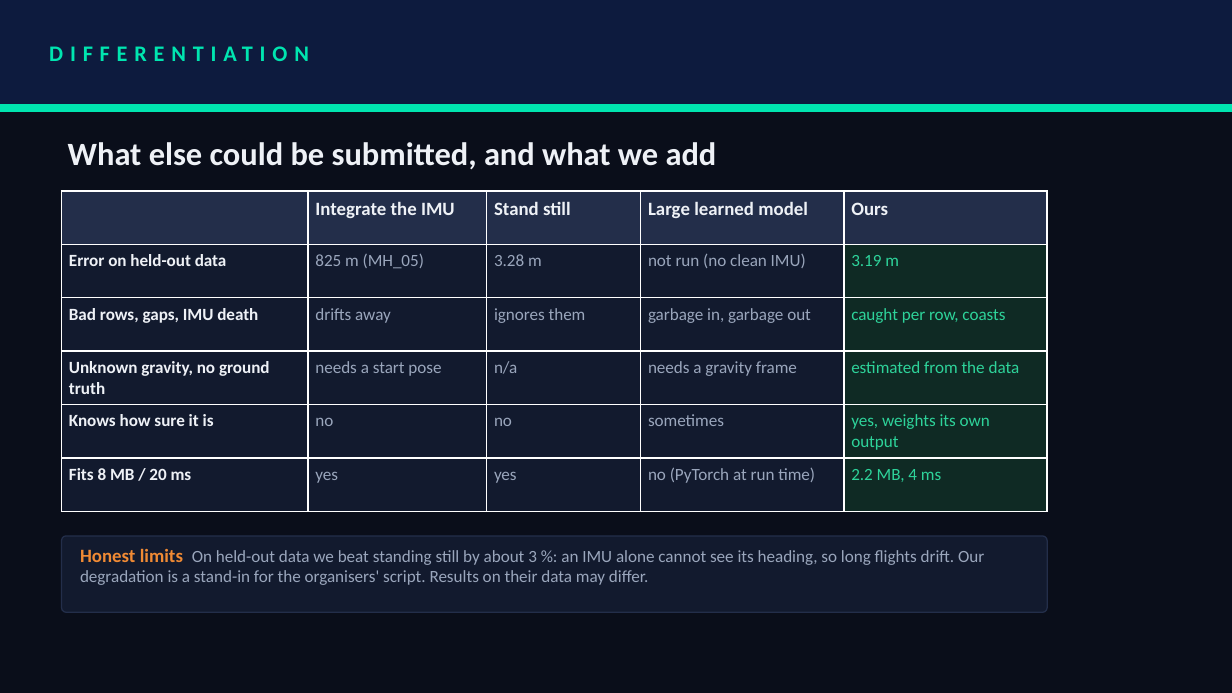
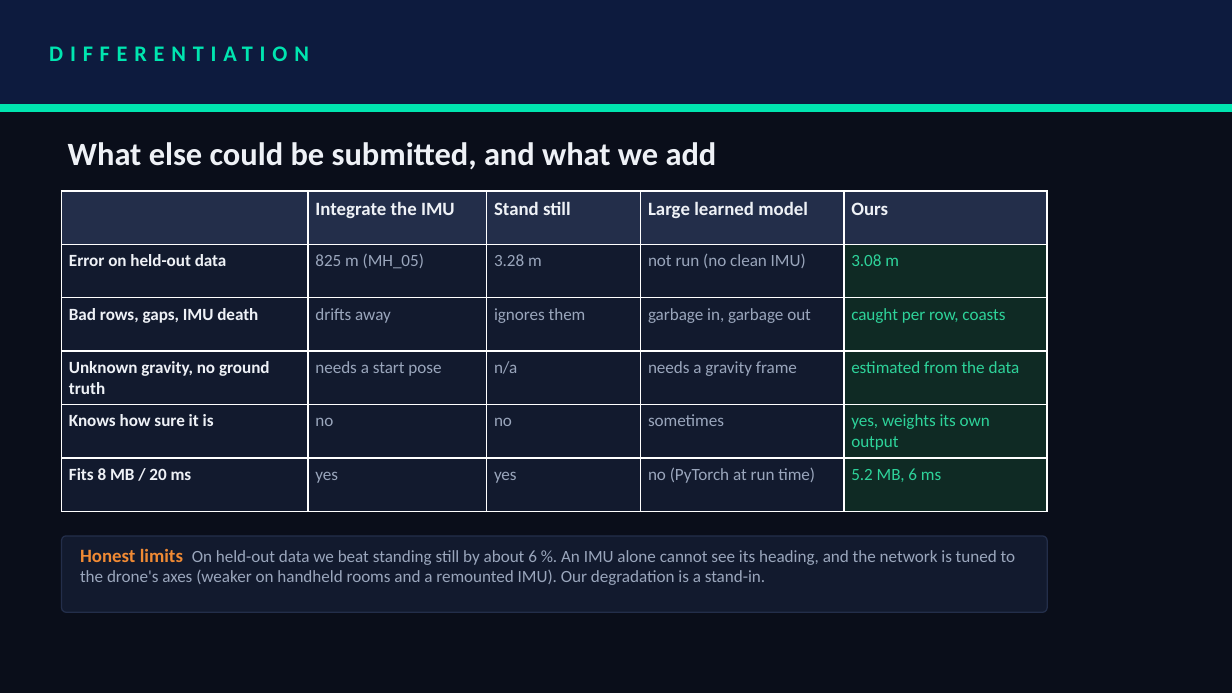
Before and after one commit to rehaanajani/pathfinder-xr, a slide deck: slide 6 of deck/SRMIST_CaliforniaBurrito.pptx. Drawn at 1232x693 pixels with LibreOffice and Linux fonts; fonts in the diff are those of the drawing. Boxes give left, top, right and bottom in pixels: in the first picture for what was removed or moved away, otherwise in the second. Text is boxed around its words. In the diff, an @@ line names an element or a change of style, - is before the commit and + after.

Commit message:
Updated the README and the deck to the AirIO network: held-out ATE 3.08 m, 42,716 parameters, 5.2 MB / 6 ms measured on Windows, and its limits

```diff
--- a/deck/SRMIST_CaliforniaBurrito.pptx
+++ b/deck/SRMIST_CaliforniaBurrito.pptx
@@ table at bbox=[62, 191, 1047, 511] @@
-row 2, column 5: 3.19 m
+row 2, column 5: 3.08 m
-row 6, column 5: 2.2 MB, 4 ms
+row 6, column 5: 5.2 MB, 6 ms
@@ text at bbox=[80, 548, 1016, 585]: text changed @@
-Honest limits On held-out data we beat standing still by about 3 %: an IMU alone cannot see its heading, so long flights drift. Our degradation is a stand-in for the organisers' script. Results on their data may differ.
+Honest limits On held-out data we beat standing still by about 6 %. An IMU alone cannot see its heading, and the network is tuned to the drone's axes (weaker on handheld rooms and a remounted IMU). Our degradation is a stand-in.
```
Also in this commit, not shown: 4 other slides changed, 3 other files.
